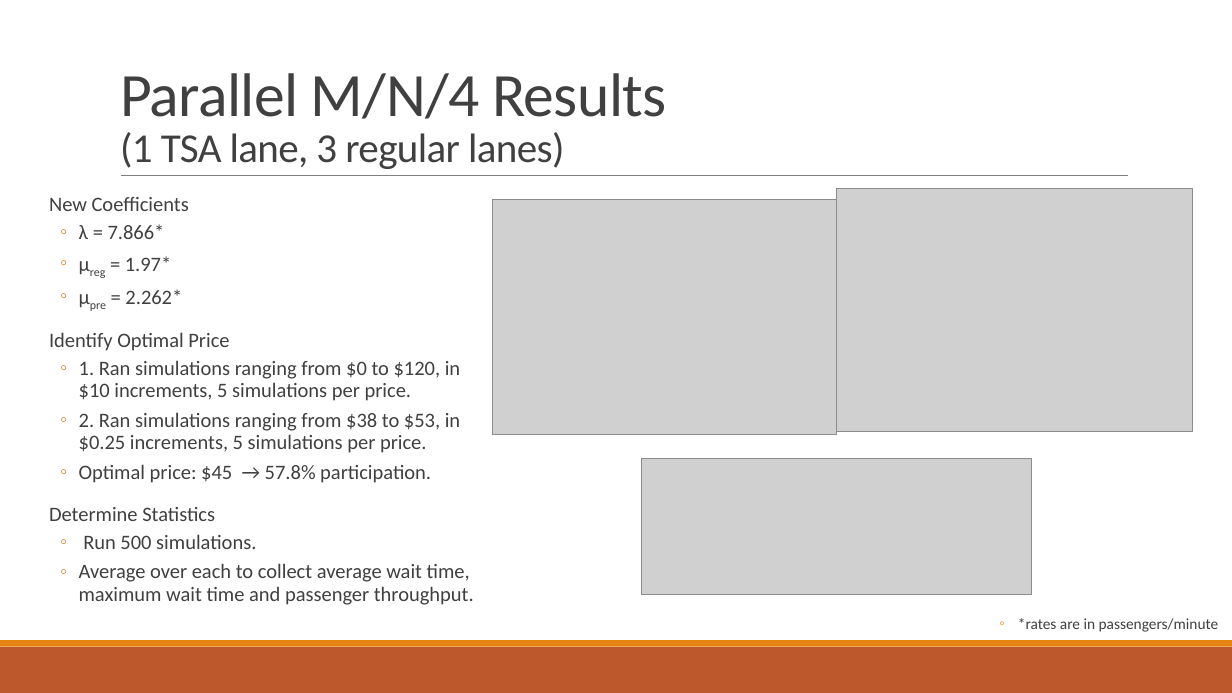
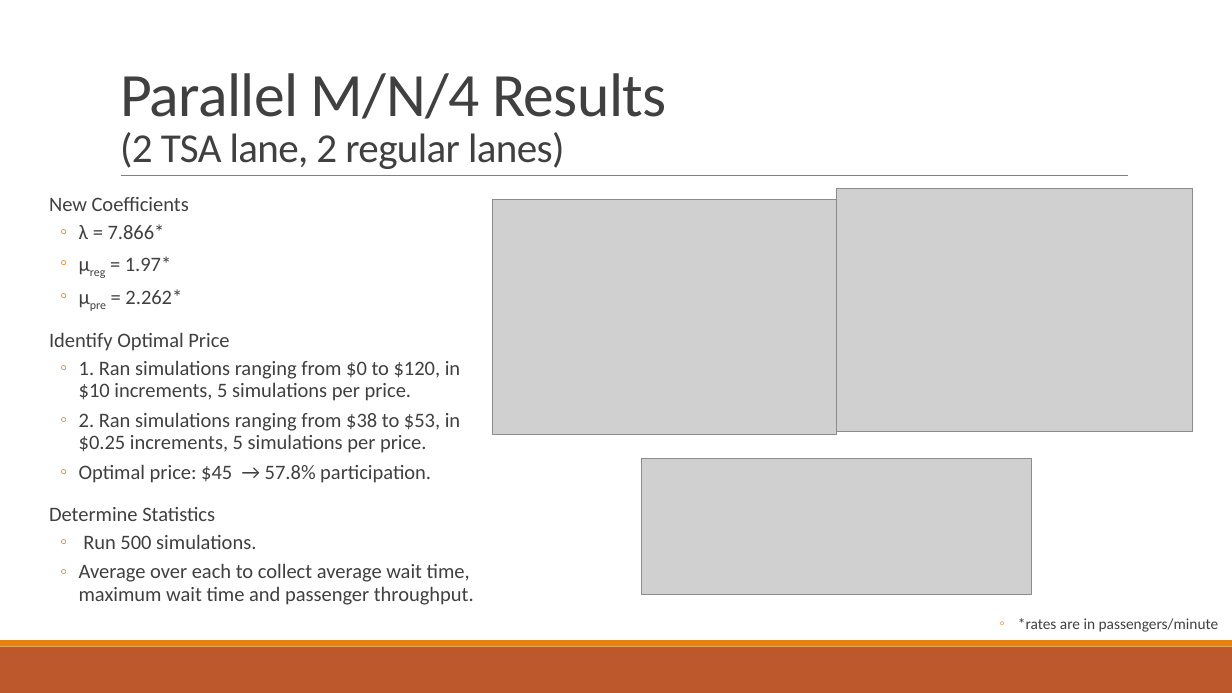
Before and after one commit to kayleeisokay/AM115_HW, a slide deck: slide 13 of Group Project 2/Analysis of Airport Security With Queuing Theory.pptx. Drawn at 1232x693 pixels with LibreOffice and Linux fonts; fonts in the diff are those of the drawing; grey boxes stand for pictures. Boxes give left, top, right and bottom in pixels: in the first picture for what was removed or moved away, otherwise in the second. Text is boxed around its words. In the diff, an @@ line names an element or a change of style, - is before the commit and + after.

Commit message:
Add files via upload
fixing more typos

```diff
--- a/Group Project 2/Analysis of Airport Security With Queuing Theory.pptx
+++ b/Group Project 2/Analysis of Airport Security With Queuing Theory.pptx
@@ title at [120, 73, 666, 169]: text changed @@
-Parallel M/N/4 Results
-(1 TSA lane, 3 regular lanes)
+Parallel M/N/4 Results
+(2 TSA lane, 2 regular lanes)
```
Also in this commit, not shown: 3 other slides changed.
